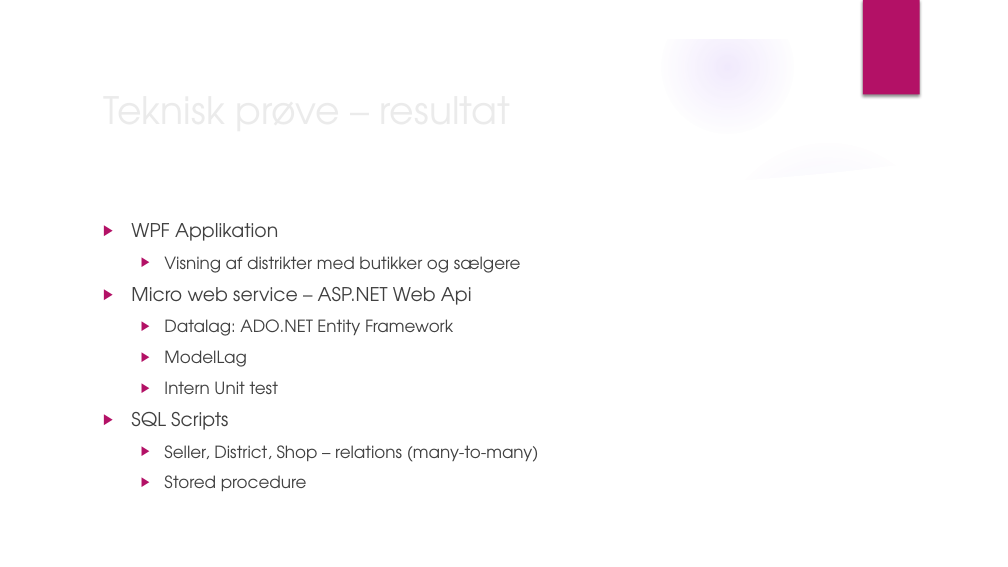
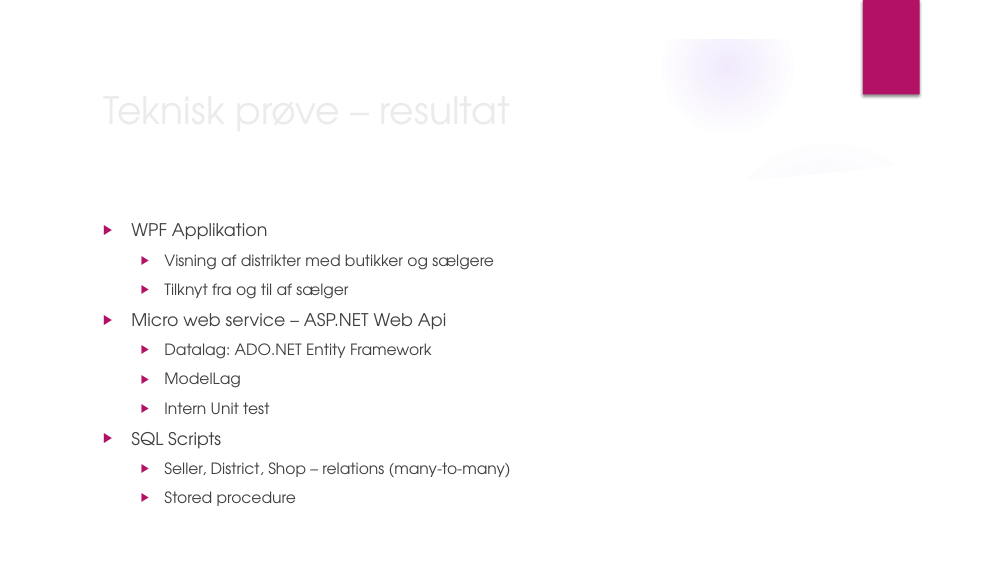
Before and after one commit to kim-dam-groenhoej/WPFClient, a slide deck: slide 2 of teknisk prøve.pptx. Drawn at 1008x567 pixels with LibreOffice and Linux fonts; fonts in the diff are those of the drawing; background and template pictures are left out. Boxes give left, top, right and bottom in pixels: in the first picture for what was removed or moved away, otherwise in the second. Text is boxed around its words. In the diff, an @@ line names an element or a change of style, - is before the commit and + after.

```diff
--- a/teknisk prøve.pptx
+++ b/teknisk prøve.pptx
@@ text at box(131, 223, 511, 506): size 18 to 16.6 pt in "WPF Applikation", "Micro web service – ASP.NET Web Api", "SQL Scripts"; size 16 to 14.8 pt in "Visning af distrikter med butikker og sælgere", "Datalag: ADO.NET Entity Framework", "ModelLag", "Intern Unit test" and 2 more places @@
@@ text at box(164, 283, 348, 299): paragraph added @@
+  ▶ Tilknyt fra og til af sælger
```
Also in this commit, not shown: 1 other slide changed.
